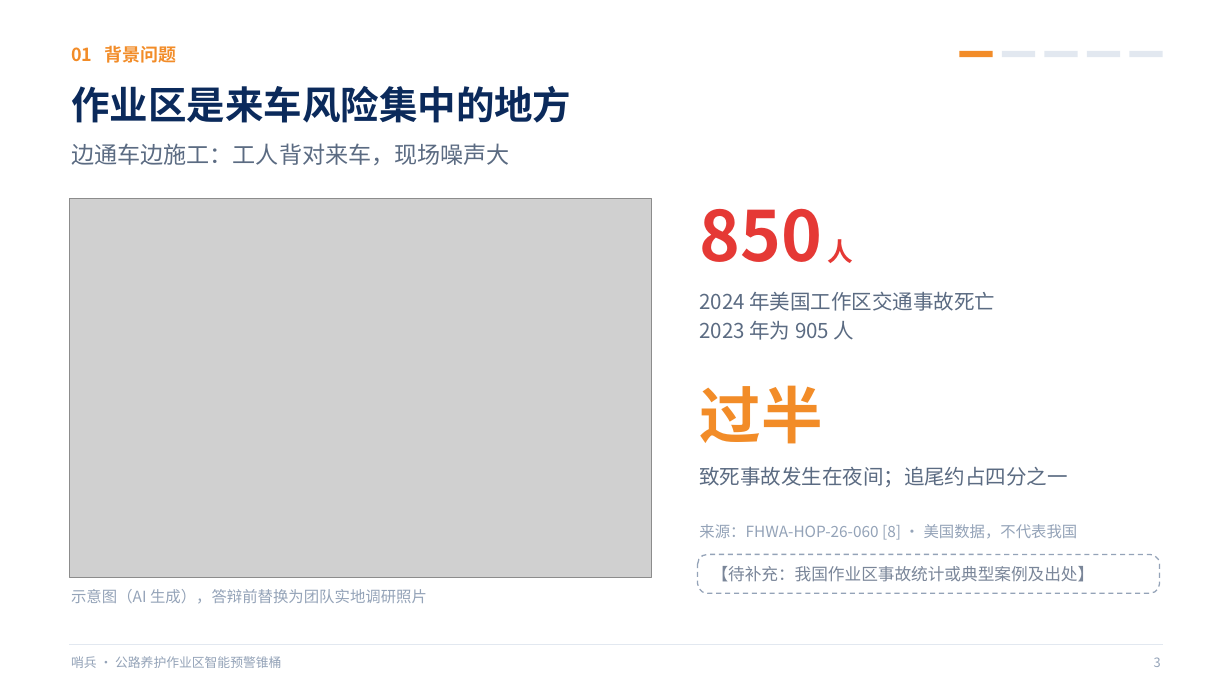
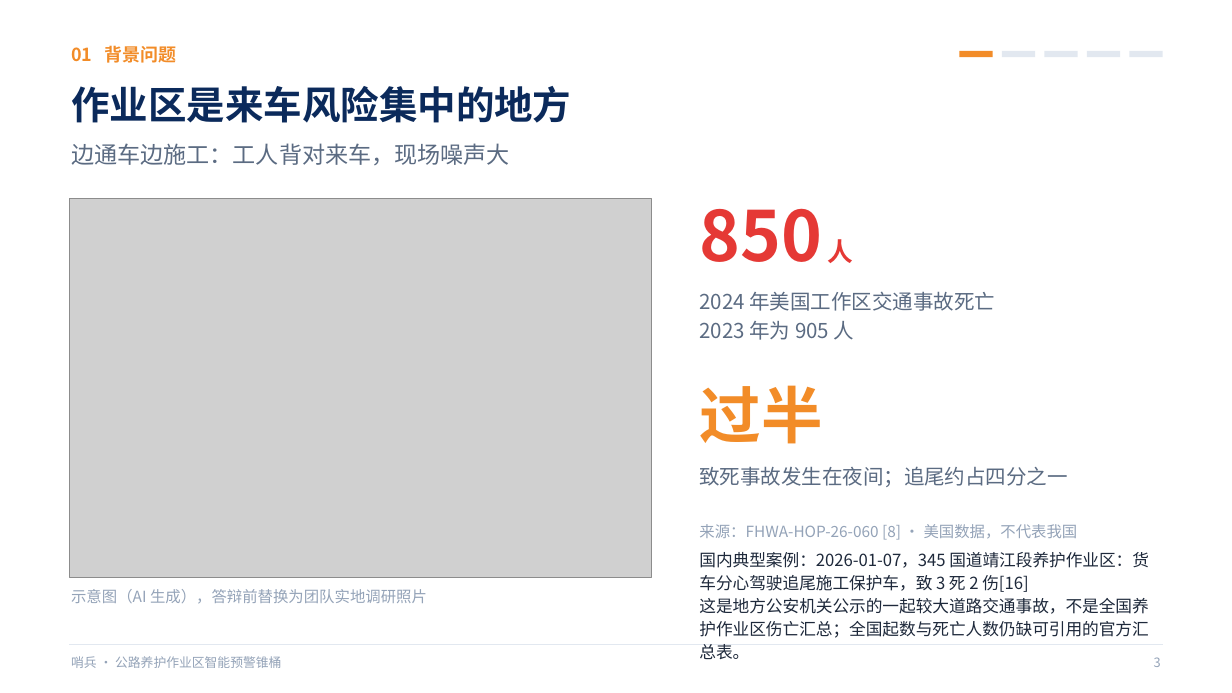
Before and after one commit to wy165611/smart-warning-cone, a slide deck: slide 3 of competition/challenge-cup/哨兵_挑战杯答辩PPT.pptx. Drawn at 1232x693 pixels with LibreOffice and Linux fonts; fonts in the diff are those of the drawing; grey boxes stand for pictures. Boxes give left, top, right and bottom in pixels: in the first picture for what was removed or moved away, otherwise in the second. Text is boxed around its words. In the diff, an @@ line names an element or a change of style, - is before the commit and + after.

Commit message:
docs(挑战杯): 补充泰州345国道靖江养护区追尾国内案例
依据泰州市公安局「1·7」公示写入申报书、答辩PPT与项目说明书；全国汇总统计仍待补。

```diff
--- a/competition/challenge-cup/哨兵_挑战杯答辩PPT.pptx
+++ b/competition/challenge-cup/哨兵_挑战杯答辩PPT.pptx
@@ text "国内典型案例：2026-01-07，345 国道靖江段养护作业区：货车分心驾驶追尾施工保护车，致 3 死 2 ...": place and size @@
-text "国内典型案例：2026-01-07，345 国道靖江段养护作业区：货车分心驾驶追尾施工保护车，致 3 死 2 ..." at [698, 555, 1160, 593]
+text "国内典型案例：2026-01-07，345 国道靖江段养护作业区：货车分心驾驶追尾施工保护车，致 3 死 2 ..." at [699, 552, 1149, 638]
@@ text "国内典型案例：2026-01-07，345 国道靖江段养护作业区：货车分心驾驶追尾施工保护车，致 3 死 2 ..." at [699, 552, 1149, 638]: vertical alignment middle to top; outline #94A3B8 1 pt dashed to none @@
@@ text at [699, 552, 1149, 638]: text changed; text colour #7A8699 to #1E293B @@
-【待补充：我国作业区事故统计或典型案例及出处】
+国内典型案例：2026-01-07，345 国道靖江段养护作业区：货车分心驾驶追尾施工保护车，致 3 死 2 伤[16]
+这是地方公安机关公示的一起较大道路交通事故，不是全国养护作业区伤亡汇总；全国起数与死亡人数仍缺可引用的官方汇总表。
```
Also in this commit, not shown: 1 other slide changed, 8 other files.
